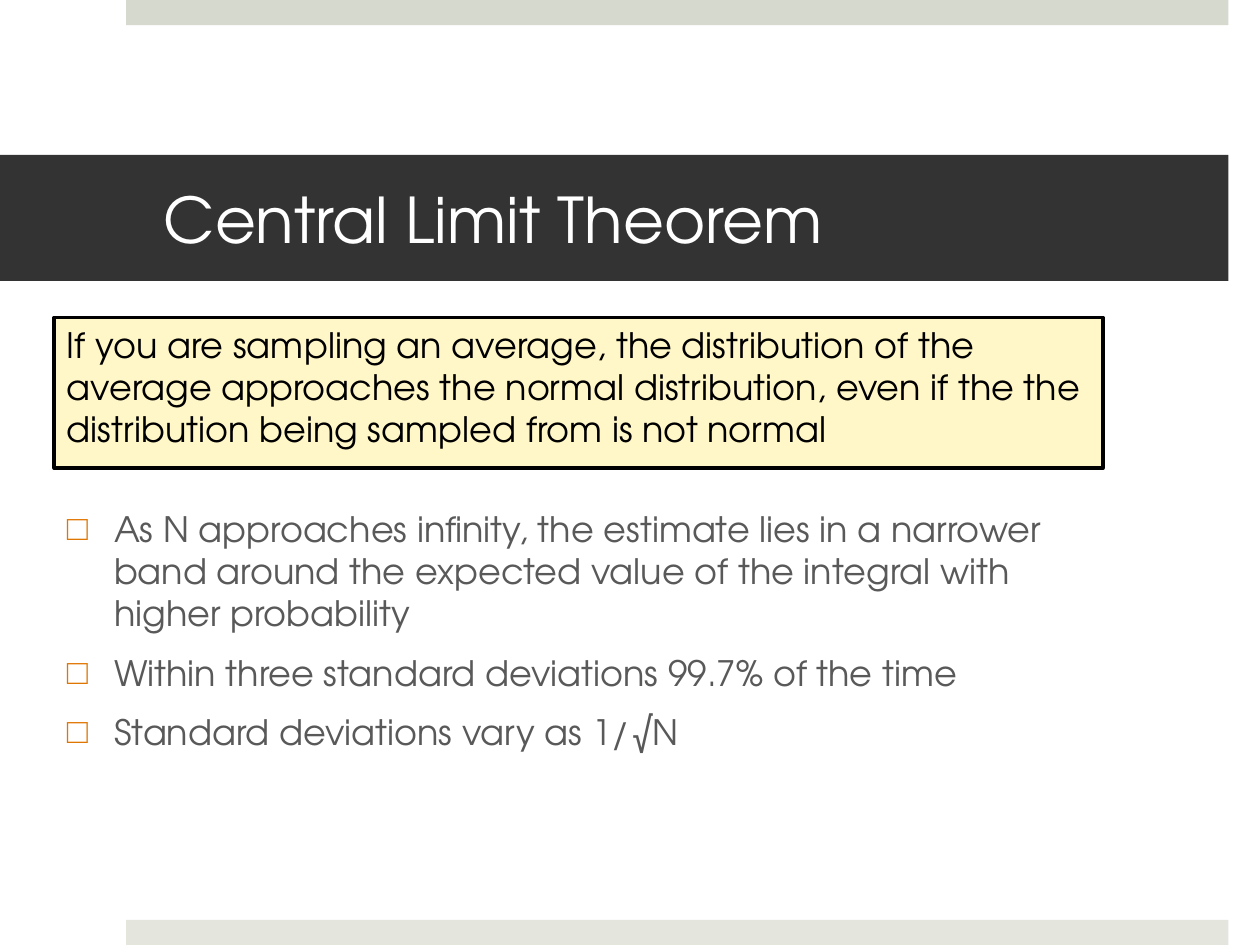
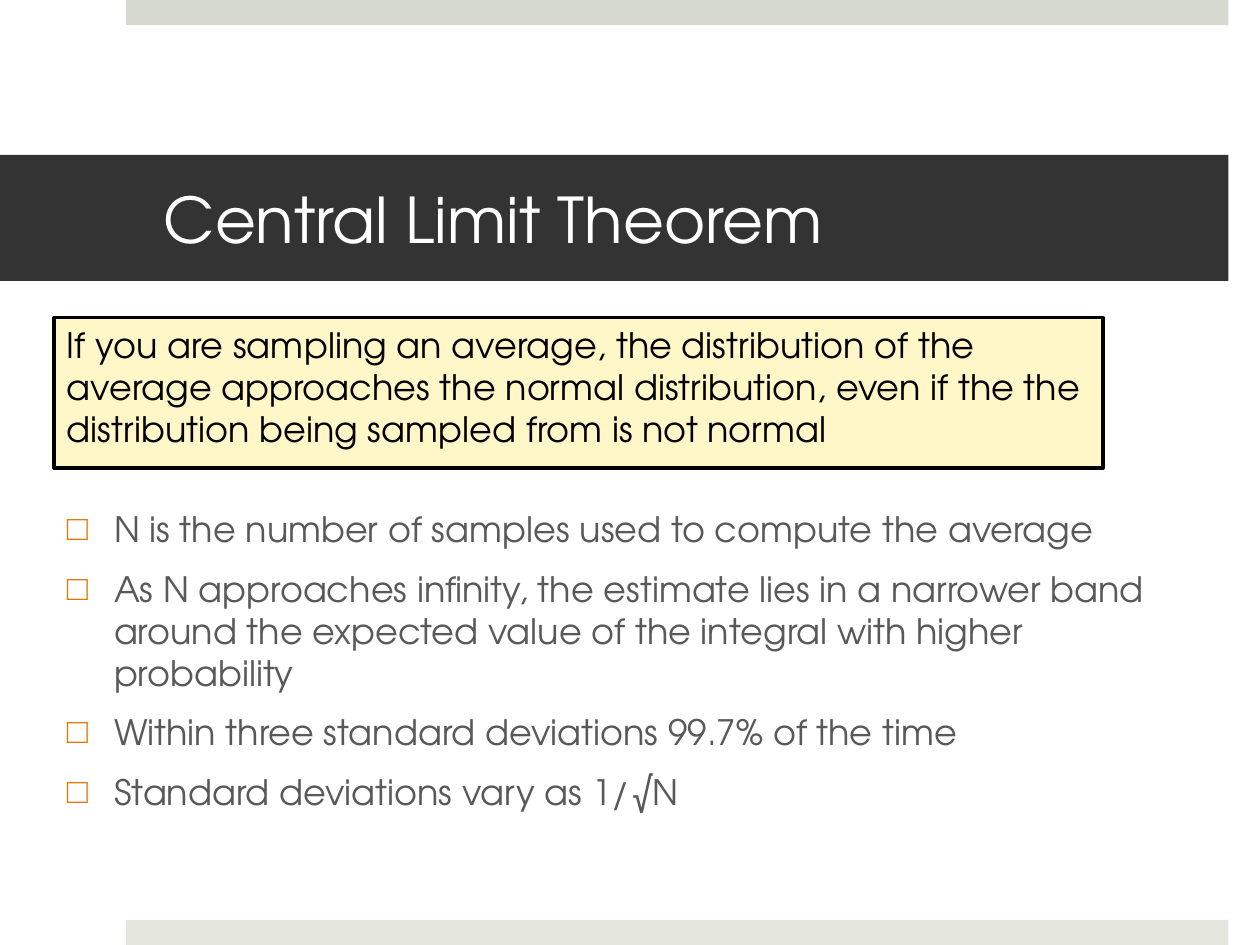
Before and after one commit to shaffer1/UIllinois_Rendering, a slide deck: slide 11 of Lecture-7-MonteCarlo.pptx. Drawn at 1260x945 pixels with LibreOffice and Linux fonts; fonts in the diff are those of the drawing. Boxes give left, top, right and bottom in pixels: in the first picture for what was removed or moved away, otherwise in the second. Text is boxed around its words. In the diff, an @@ line names an element or a change of style, - is before the commit and + after.

```diff
--- a/Lecture-7-MonteCarlo.pptx
+++ b/Lecture-7-MonteCarlo.pptx
@@ text at (114,516,1093,550): paragraph added @@
+□ N is the number of samples used to compute the average
```
Also in this commit, not shown: 2 other slides changed.
